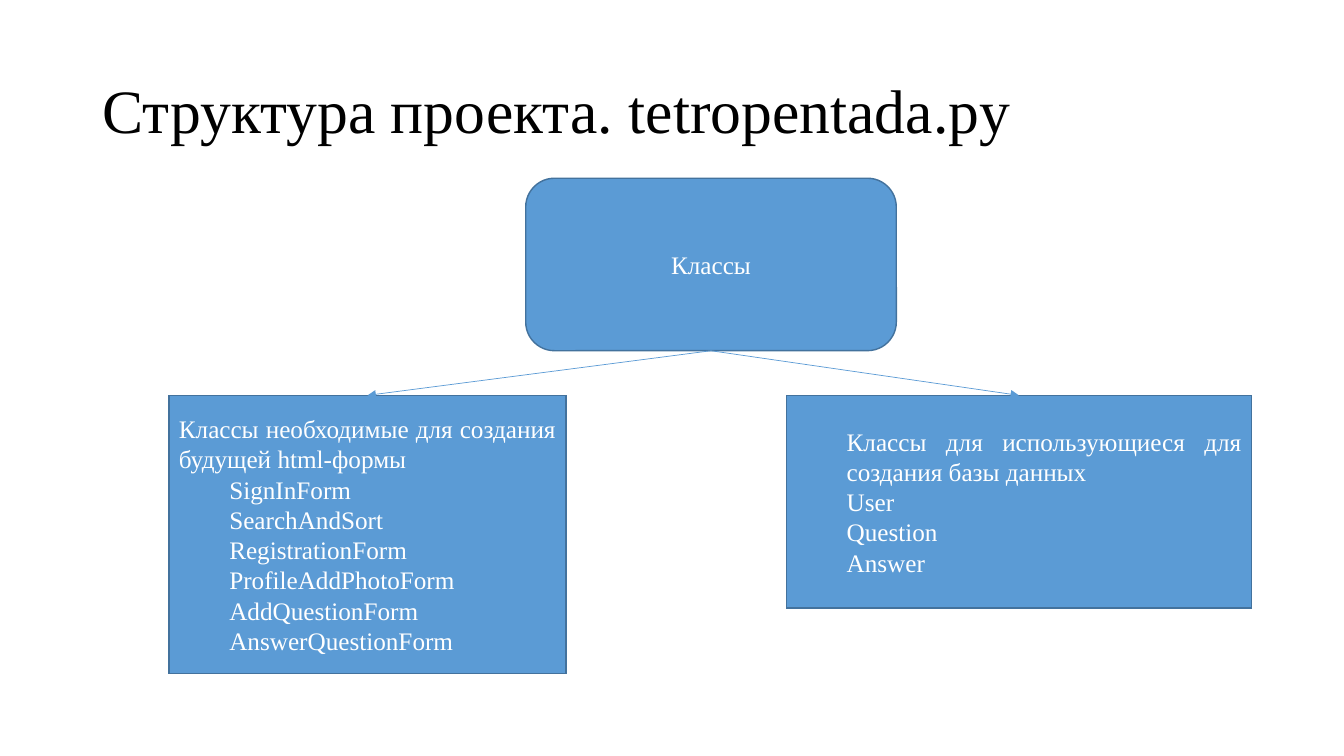
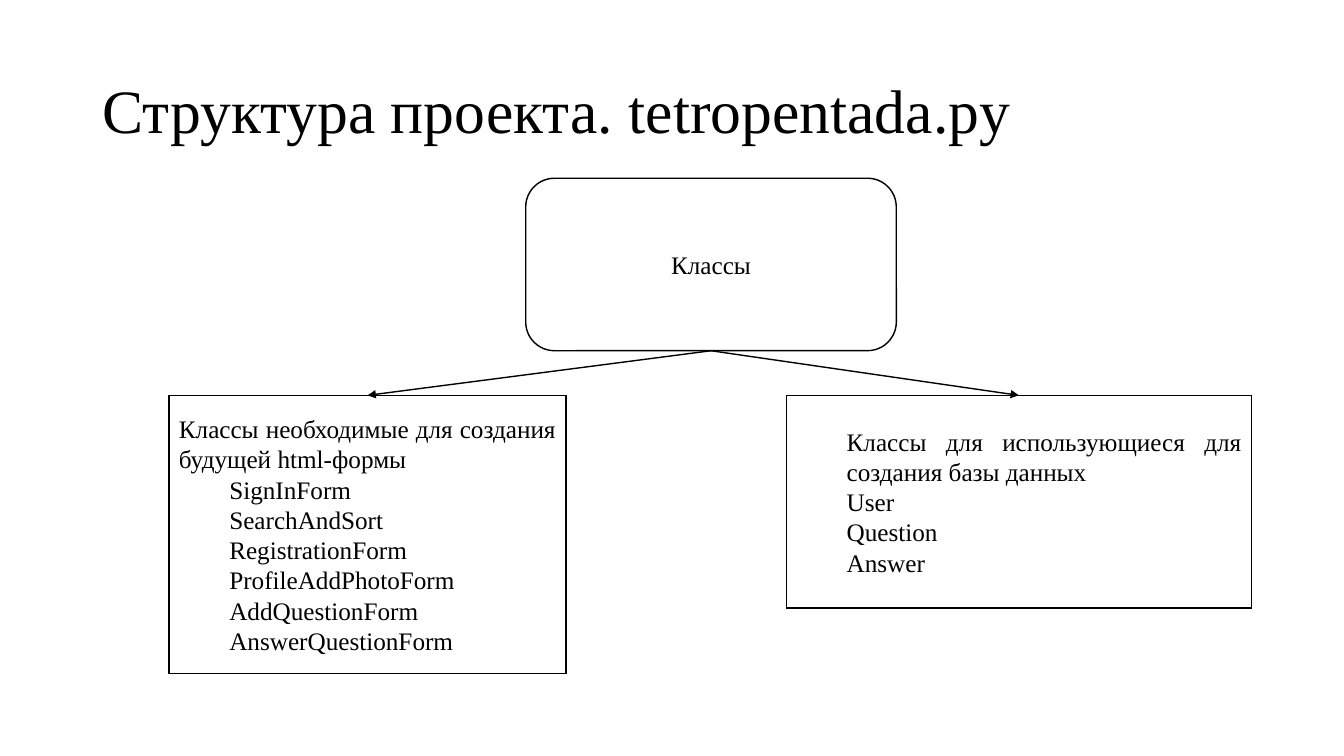
Before and after one commit to CicadaInc/tetropentada, a slide deck: slide 6 of Tetropentada.pptx. Drawn at 1344x756 pixels with LibreOffice and Linux fonts; fonts in the diff are those of the drawing. Boxes give left, top, right and bottom in pixels: in the first picture for what was removed or moved away, otherwise in the second. Text is boxed around its words. In the diff, an @@ line names an element or a change of style, - is before the commit and + after.

```diff
--- a/Tetropentada.pptx
+++ b/Tetropentada.pptx
@@ text colour #FFFFFF to #000000; fill #5B9BD5 to #FFFFFF; outline #43739E 1 pt to #000000 1 pt in 3 elements at box(786, 395, 1252, 608), box(169, 395, 567, 674), box(526, 178, 897, 351) @@
@@ arrow (711, 351) - (368, 395): stroke #5B9BD5 0.5 pt to #000000 1 pt @@
@@ arrow (711, 351) - (1019, 395): stroke #5B9BD5 0.5 pt to #000000 1 pt @@
```
Also in this commit, not shown: 4 other slides changed, 1 slide added, 5 other files.
